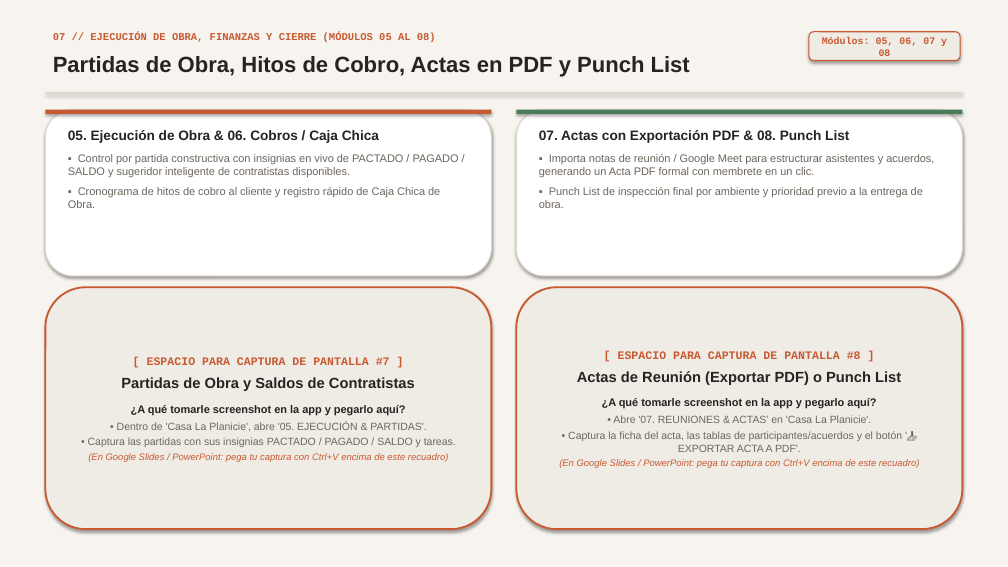
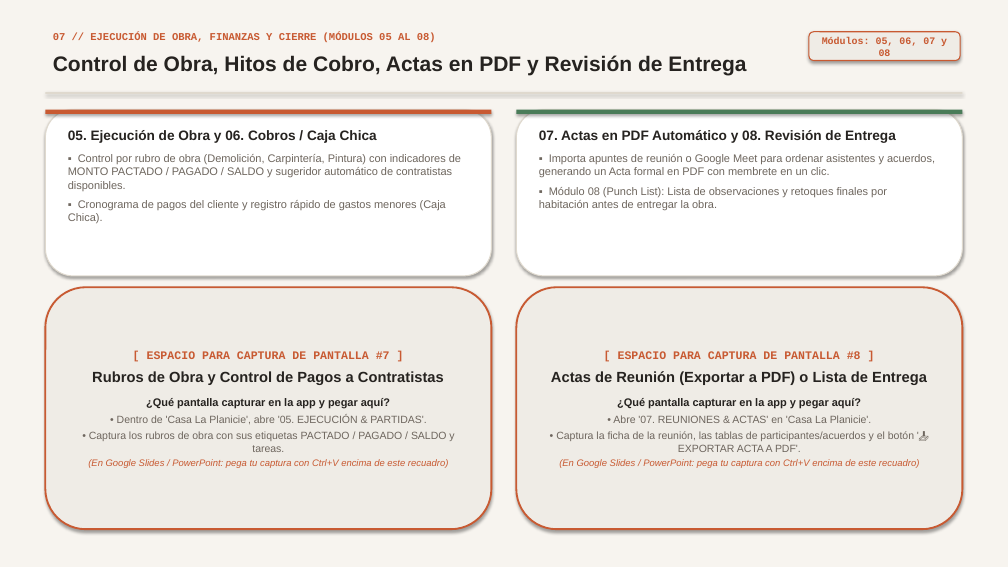
Before and after one commit to Cota-App-Project-Design-Management/cota-app, a slide deck: slide 7 of Presentacion_Socio_COTA_App.pptx. Drawn at 1008x567 pixels with LibreOffice and Linux fonts; fonts in the diff are those of the drawing. Boxes give left, top, right and bottom in pixels: in the first picture for what was removed or moved away, otherwise in the second. Text is boxed around its words. In the diff, an @@ line names an element or a change of style, - is before the commit and + after.

```diff
--- a/Presentacion_Socio_COTA_App.pptx
+++ b/Presentacion_Socio_COTA_App.pptx
@@ text at [53, 55, 746, 76]: text changed; size 21 to 20 pt @@
-Partidas de Obra, Hitos de Cobro, Actas en PDF y Punch List
+Control de Obra, Hitos de Cobro, Actas en PDF y Revisión de Entrega
@@ text at [68, 130, 461, 223]: text changed @@
-05. Ejecución de Obra & 06. Cobros / Caja Chica
-▪ Control por partida constructiva con insignias en vivo de PACTADO / PAGADO / SALDO y sugeridor inteligente de contratistas disponibles.
-▪ Cronograma de hitos de cobro al cliente y registro rápido de Caja Chica de Obra.
+05. Ejecución de Obra y 06. Cobros / Caja Chica
+▪ Control por rubro de obra (Demolición, Carpintería, Pintura) con indicadores de MONTO PACTADO / PAGADO / SALDO y sugeridor automático de contratistas disponibles.
+▪ Cronograma de pagos del cliente y registro rápido de gastos menores (Caja Chica).
@@ text at [539, 130, 935, 210]: text changed @@
-07. Actas con Exportación PDF & 08. Punch List
-▪ Importa notas de reunión / Google Meet para estructurar asistentes y acuerdos, generando un Acta PDF formal con membrete en un clic.
-▪ Punch List de inspección final por ambiente y prioridad previo a la entrega de obra.
+07. Actas en PDF Automático y 08. Revisión de Entrega
+▪ Importa apuntes de reunión o Google Meet para ordenar asistentes y acuerdos, generando un Acta formal en PDF con membrete en un clic.
+▪ Módulo 08 (Punch List): Lista de observaciones y retoques finales por habitación antes de entregar la obra.
@@ text at [92, 371, 444, 409]: text changed; size 10.5 to 14 pt @@
-Partidas de Obra y Saldos de Contratistas
-¿A qué tomarle screenshot en la app y pegarlo aquí?
+Rubros de Obra y Control de Pagos a Contratistas
+¿Qué pantalla capturar en la app y pegar aquí?
@@ text at [551, 371, 927, 409]: text changed; size 10.5 to 14 pt @@
-Actas de Reunión (Exportar PDF) o Punch List
-¿A qué tomarle screenshot en la app y pegarlo aquí?
+Actas de Reunión (Exportar a PDF) o Lista de Entrega
+¿Qué pantalla capturar en la app y pegar aquí?
@@ text at [89, 431, 454, 452]: text changed @@
-• Captura las partidas con sus insignias PACTADO / PAGADO / SALDO y tareas.
+• Captura los rubros de obra con sus etiquetas PACTADO / PAGADO / SALDO y tareas.
@@ text at [556, 431, 914, 452]: text changed @@
-• Captura la ficha del acta, las tablas de participantes/acuerdos y el botón '📥 EXPORTAR ACTA A PDF'.
+• Captura la ficha de la reunión, las tablas de participantes/acuerdos y el botón '📥 EXPORTAR ACTA A PDF'.
```
Also in this commit, not shown: 7 other slides changed, 6 other files.
